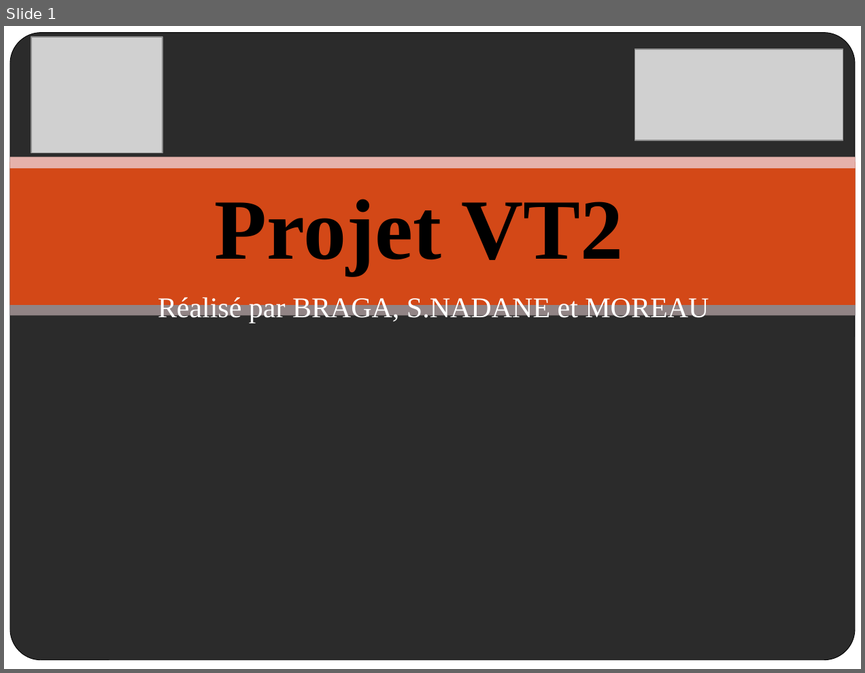
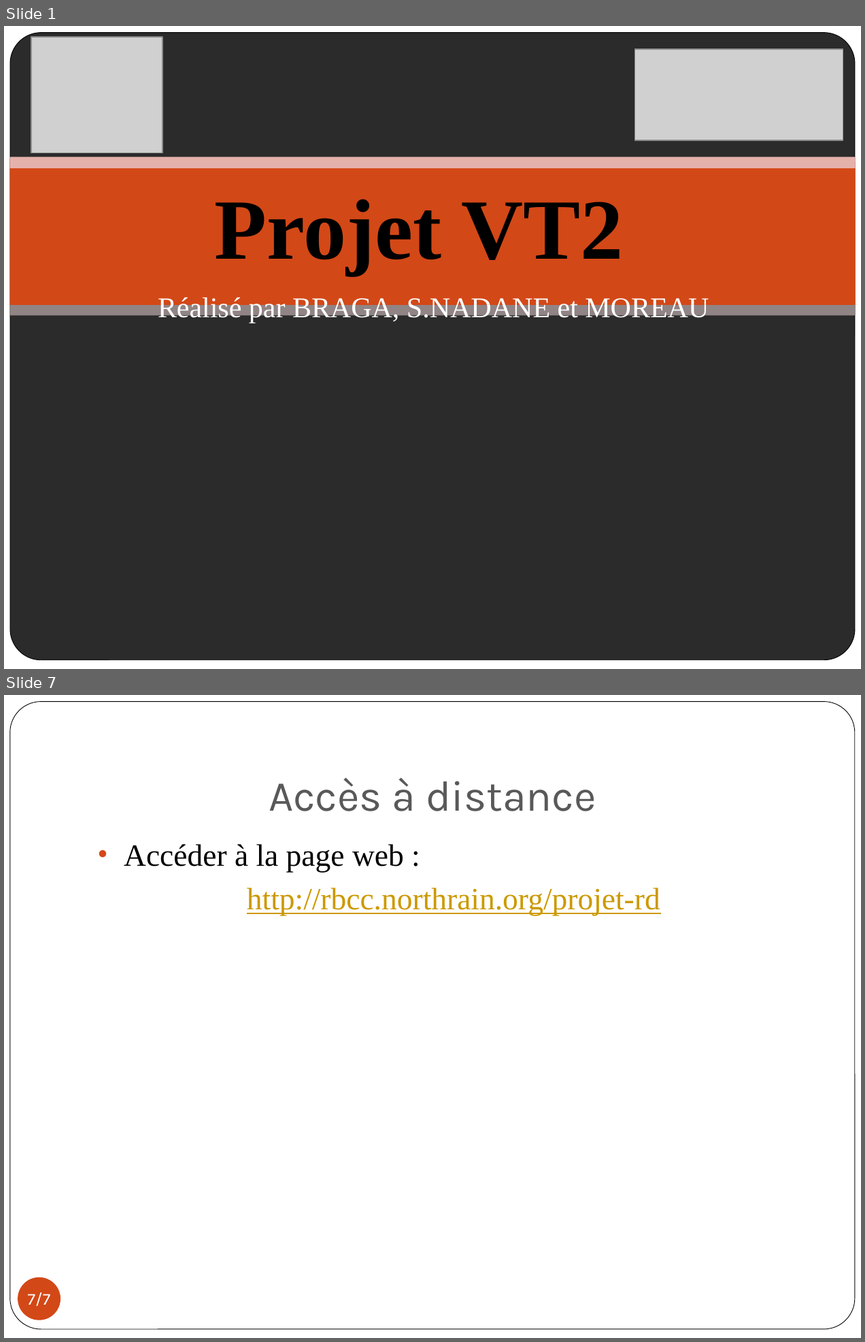
Before and after one commit to edmondsnadane/Projet-R-D, a slide deck: Docs/Soutenance Projet.pptx. Shown one above the other, each under a label of ours: slide 1 before the commit, slides 1 and 7 after it; the slides between them are not shown. The pictures are 865x673 and 865x1342 pixels, drawn with LibreOffice and Linux fonts; fonts in the diff are those of the drawing; grey boxes stand for pictures; background and template pictures are left out; a plain dark background stands for a picture behind light text. Boxes give left, top, right and bottom in pixels: in the first picture for what was removed or moved away, otherwise in the second. Text is boxed around its words. In the diff, an @@ line names an element or a change of style, - is before the commit and + after.

```diff
--- a/Docs/Soutenance Projet.pptx
+++ b/Docs/Soutenance Projet.pptx
@@ slide 7 added at [4,695,861,1338], background #FFFFFF; not listed: 1 template element that a slide beside it also shows @@
@@ title added at [269,778,596,811], 36 pt, text #595959 @@
+Accès à distance
@@ text added at [124,844,660,915], 26 pt, text #CC9900, underline @@
+• Accéder à la page web :
+http://rbcc.northrain.org/projet-rd
@@ page number added at [18,1277,60,1320], fill #D34817, 14 pt, text #FFFFFF @@
+7/7
```
Also in this commit, not shown: 1 slide changed, 2 other files.
